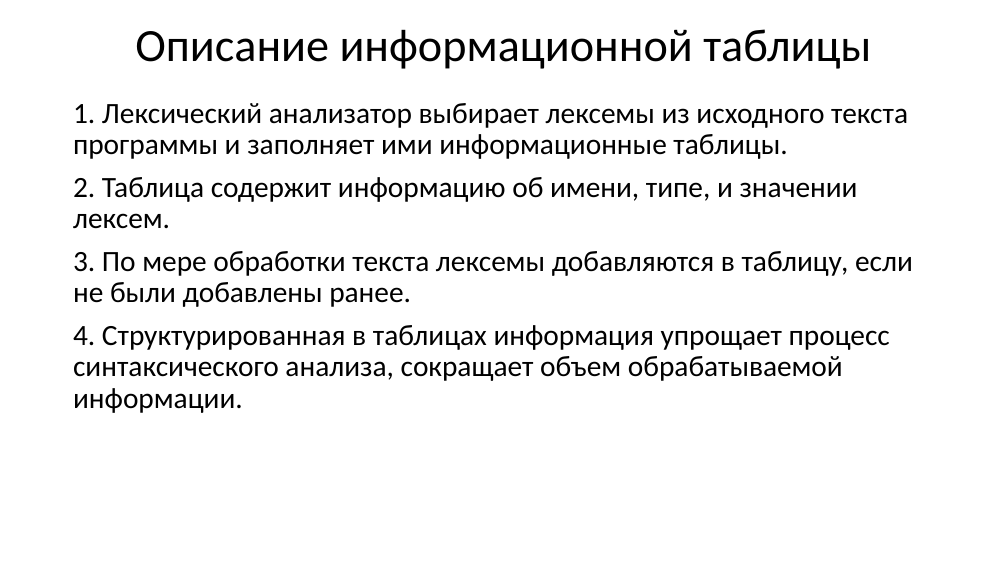
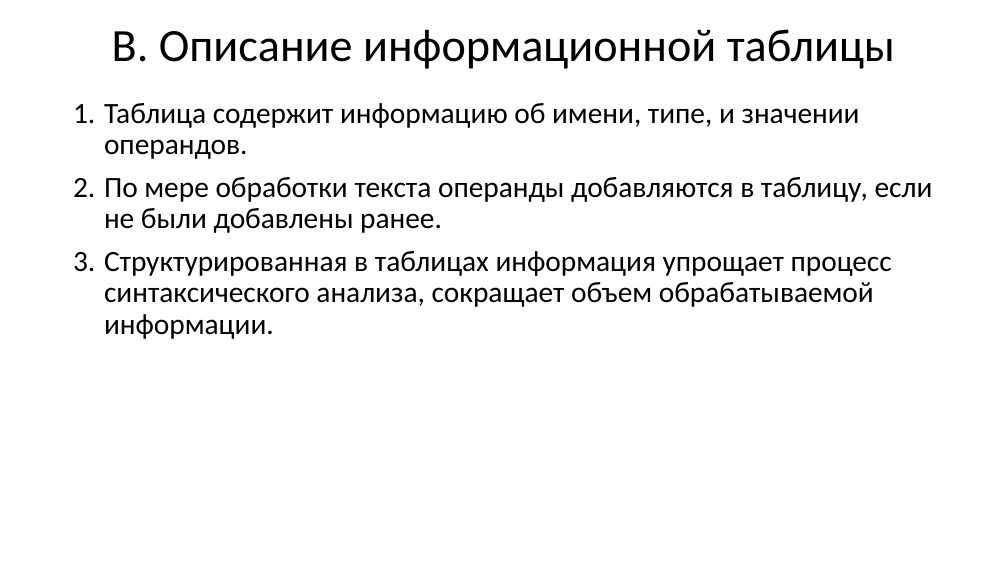
Before and after one commit to goddamnteam/korzun, a slide deck: slide 5 of task3.pptx. Drawn at 1008x567 pixels with LibreOffice and Linux fonts; fonts in the diff are those of the drawing. Boxes give left, top, right and bottom in pixels: in the first picture for what was removed or moved away, otherwise in the second. Text is boxed around its words. In the diff, an @@ line names an element or a change of style, - is before the commit and + after.

```diff
--- a/task3.pptx
+++ b/task3.pptx
@@ title at (112,29,895,69): text changed @@
-Описание информационной таблицы
+B. Описание информационной таблицы
@@ text at (104,103,933,339): text changed @@
-1. Лексический анализатор выбирает лексемы из исходного текста программы и заполняет ими информационные таблицы.
-2. Таблица содержит информацию об имени, типе, и значении лексем.
-3. По мере обработки текста лексемы добавляются в таблицу, если не были добавлены ранее.
-4. Структурированная в таблицах информация упрощает процесс синтаксического анализа, сокращает объем обрабатываемой информации.
+1. Таблица содержит информацию об имени, типе, и значении операндов.
+2. По мере обработки текста операнды добавляются в таблицу, если не были добавлены ранее.
+3. Структурированная в таблицах информация упрощает процесс синтаксического анализа, сокращает объем обрабатываемой информации.
```
Also in this commit, not shown: 14 other slides changed.
